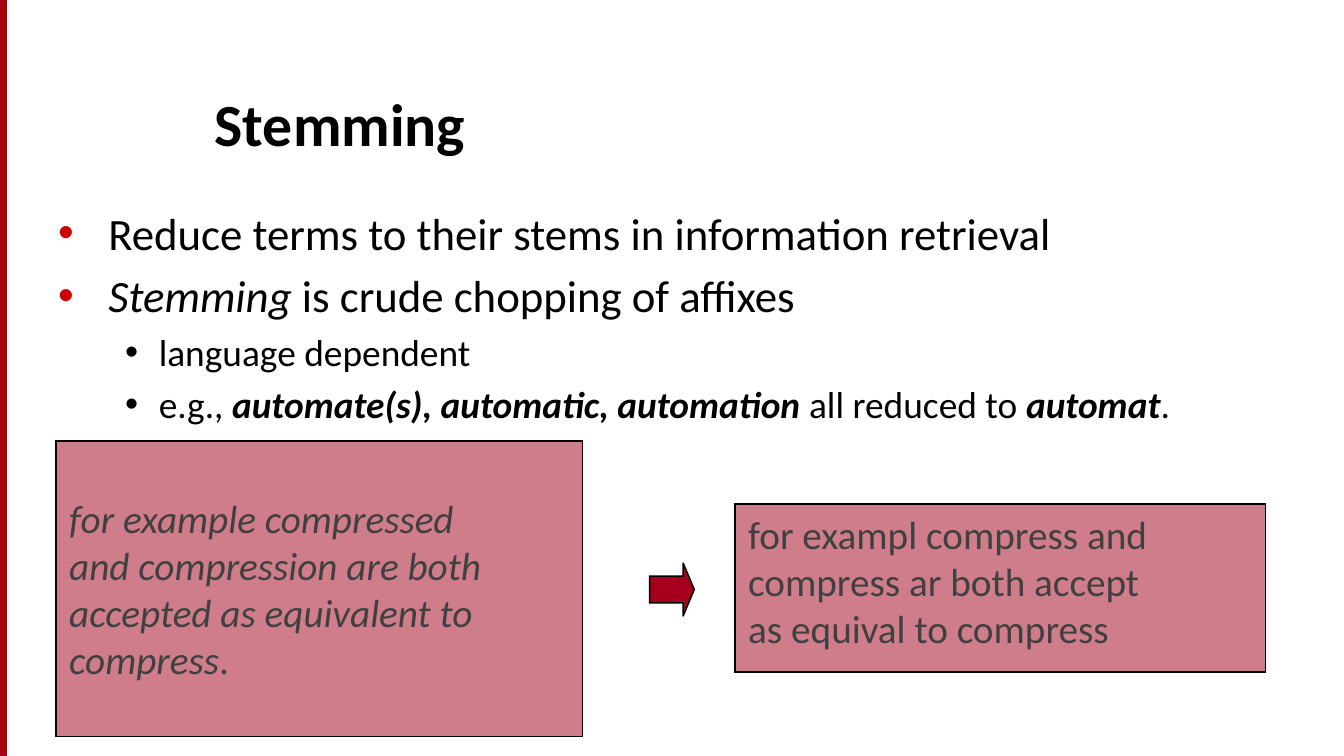
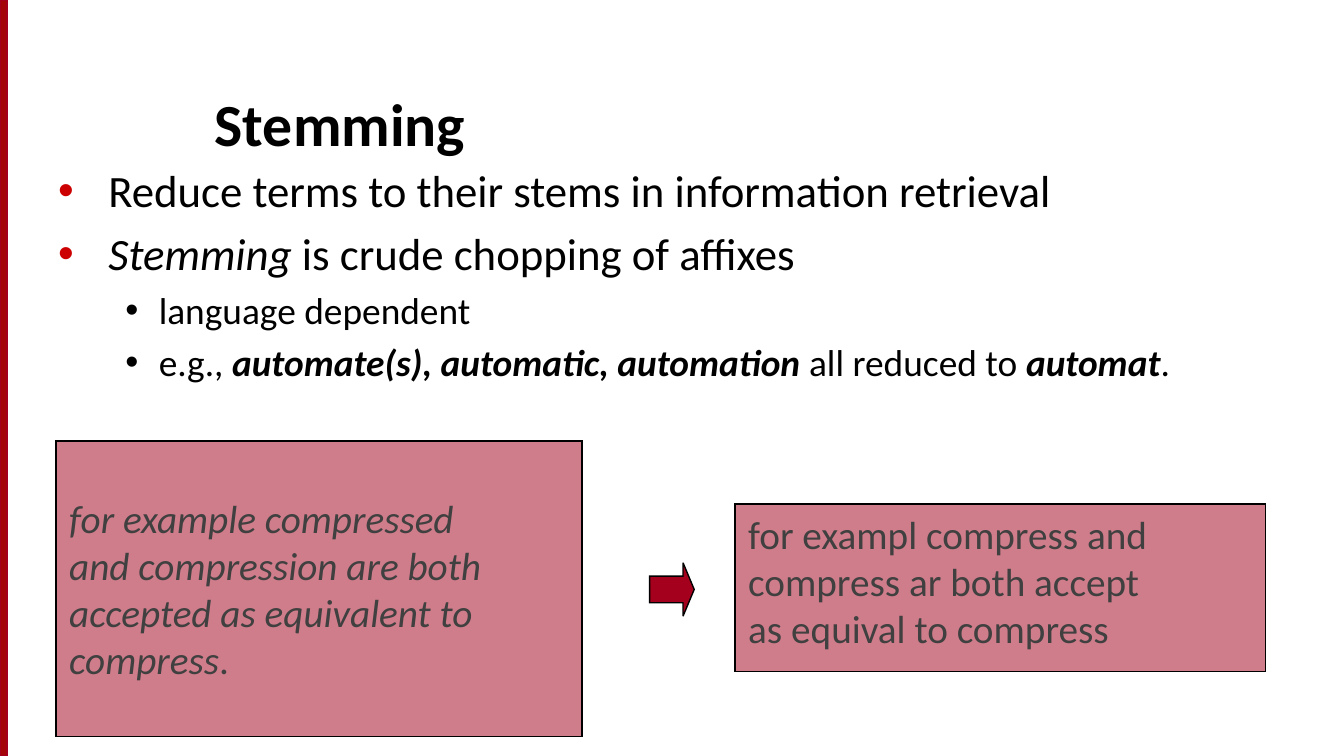
Before and after one commit to motazsaad/NLP-ICTS6361, a slide deck: slide 34 of textbooks/Speech and Language Processing/chapters/2_TextProc.pptx. Drawn at 1344x756 pixels with LibreOffice and Linux fonts; fonts in the diff are those of the drawing. Boxes give left, top, right and bottom in pixels: in the first picture for what was removed or moved away, otherwise in the second. Text is boxed around its words. In the diff, an @@ line names an element or a change of style, - is before the commit and + after.

```diff
--- a/textbooks/Speech and Language Processing/chapters/2_TextProc.pptx
+++ b/textbooks/Speech and Language Processing/chapters/2_TextProc.pptx
@@ text "Reduce terms to their stems ...": place and size @@
-text "Reduce terms to their stems ..." at (108, 219, 1170, 425)
+text "Reduce terms to their stems ..." at (108, 176, 1170, 383)
```
Also in this commit, not shown: 18 other slides changed.
